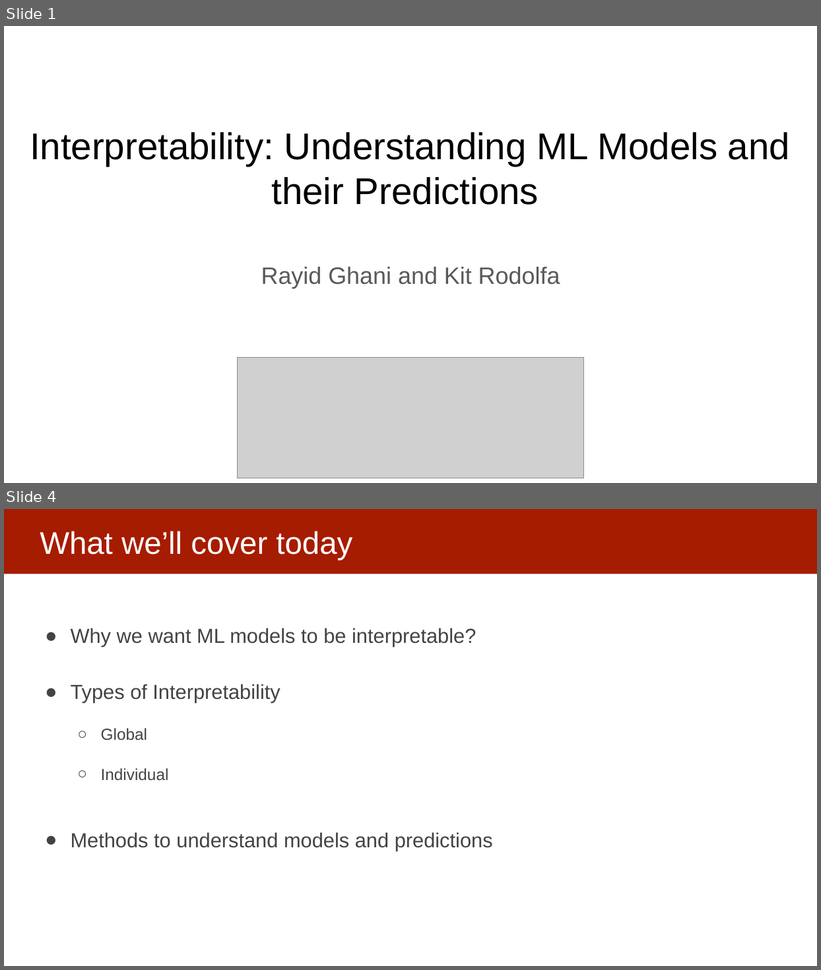
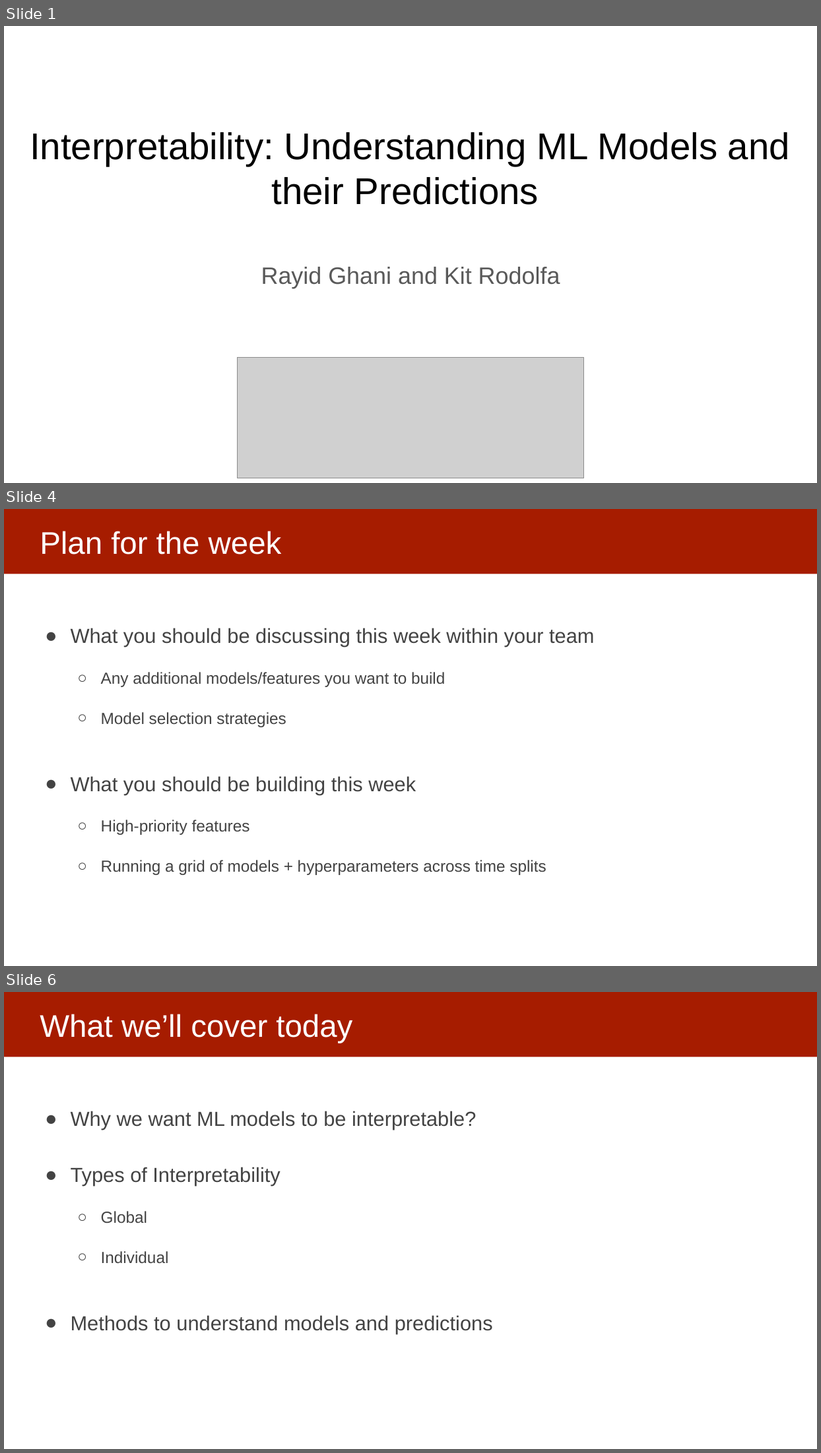
Before and after one commit to dssg/mlforpublicpolicylab, a slide deck: 10 - Model Interpretability Pt 1/Interpretability part 1.pptx. Shown one above the other, each under a label of ours: slides 1 and 4 before the commit, slides 1, 4 and 6 after it; the slides between them are not shown. The pictures are 821x970 and 821x1453 pixels, drawn with LibreOffice and Linux fonts; fonts in the diff are those of the drawing; grey boxes stand for pictures. Boxes give left, top, right and bottom in pixels: in the first picture for what was removed or moved away, otherwise in the second. Text is boxed around its words. In the diff, an @@ line names an element or a change of style, - is before the commit and + after.

```diff
--- a/10 - Model Interpretability Pt 1/Interpretability part 1.pptx
+++ b/10 - Model Interpretability Pt 1/Interpretability part 1.pptx
@@ slide 4 added at bbox=[4, 509, 817, 966], background #FFFFFF; not listed: 1 template element that a slide beside it also shows @@
@@ title added at bbox=[40, 531, 282, 555], 37 pt, text #FFFFFF @@
+Plan for the week
@@ text added at bbox=[71, 628, 594, 875], 19 pt, text #434343 @@
+● What you should be discussing this week within your team
+  ○ Any additional models/features you want to build
+  ○ Model selection strategies
+● What you should be building this week
+  ○ High-priority features
+  ○ Running a grid of models + hyperparameters across time splits
@@ what was slide 4 is now slide 6 @@
```
Also in this commit, not shown: 6 slides changed, 2 other slides added, 1 slide removed.
